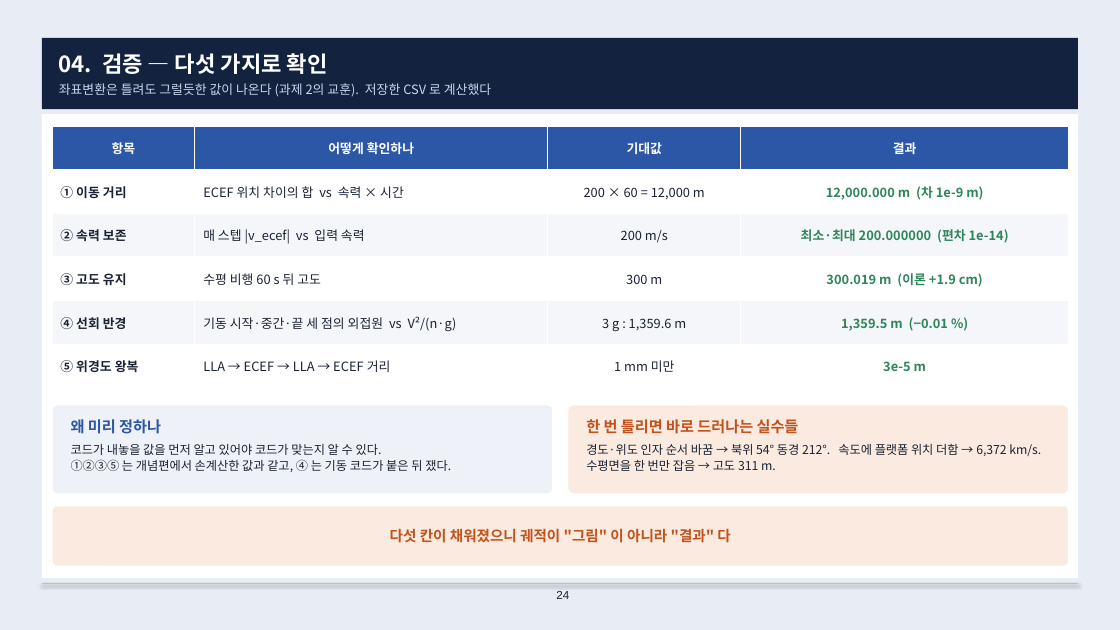
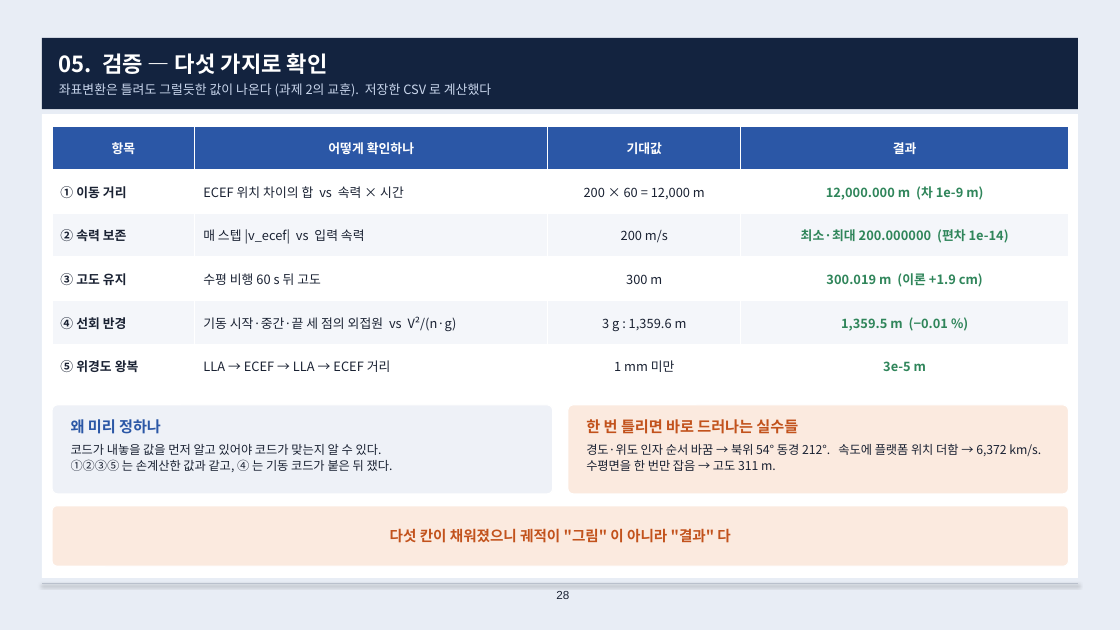
Before and after one commit to harley-hwan/radar-sw-study, a slide deck: slide 28 of Part3_TargetSim/ref/산출물/Chapter3_target_simulation.pptx (slide 24 before the commit). Drawn at 1120x630 pixels with LibreOffice and Linux fonts; fonts in the diff are those of the drawing. Boxes give left, top, right and bottom in pixels: in the first picture for what was removed or moved away, otherwise in the second. Text is boxed around its words. In the diff, an @@ line names an element or a change of style, - is before the commit and + after.

```diff
--- a/Part3_TargetSim/ref/산출물/Chapter3_target_simulation.pptx
+++ b/Part3_TargetSim/ref/산출물/Chapter3_target_simulation.pptx
@@ text at <box>59,53,328,74</box>: text changed @@
-04. 검증 — 다섯 가지로 확인
+05. 검증 — 다섯 가지로 확인
@@ text at <box>71,459,393,472</box>: text changed @@
-①②③⑤ 는 개념편에서 손계산한 값과 같고, ④ 는 기동 코드가 붙은 뒤 쟀다.
+①②③⑤ 는 손계산한 값과 같고, ④ 는 기동 코드가 붙은 뒤 쟀다.
@@ page number at <box>556,591,569,599</box>: text changed @@
-24
+28
```
Also in this commit, not shown: 19 other slides changed, 9 slides added, 7 slides removed, 9 other files.
